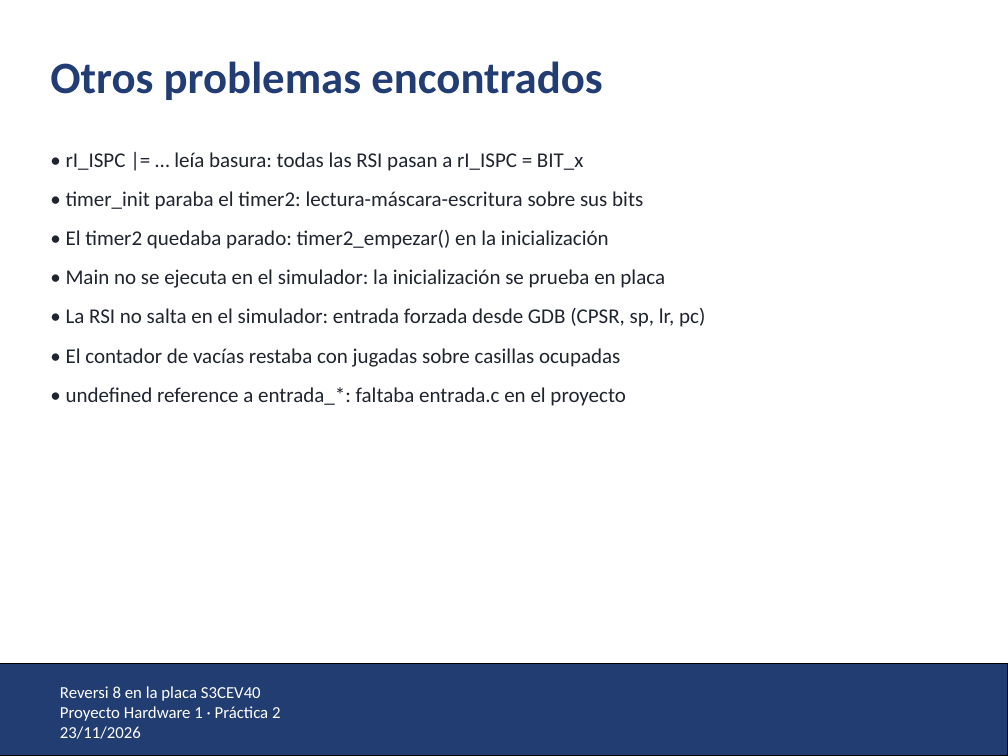
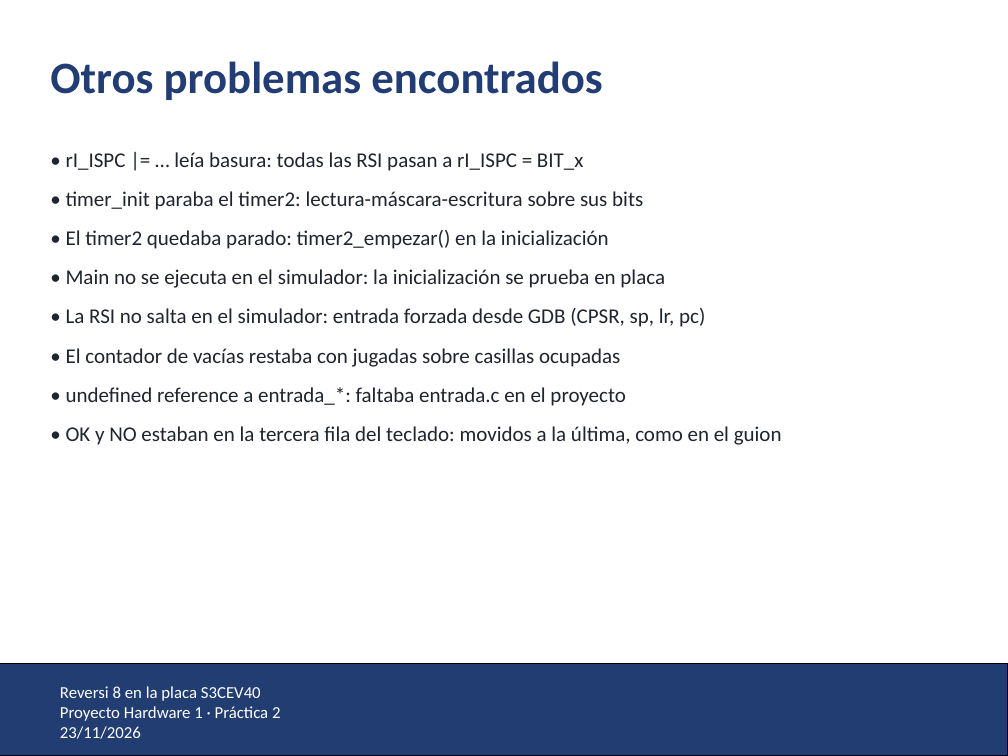
Before and after one commit to sergiobenedi/P2_PH_873042_960280, a slide deck: slide 19 of presentacion/Presentacion_P2_unizar.pptx. Drawn at 1008x756 pixels with LibreOffice and Linux fonts; fonts in the diff are those of the drawing; background and template pictures are left out. Boxes give left, top, right and bottom in pixels: in the first picture for what was removed or moved away, otherwise in the second. Text is boxed around its words. In the diff, an @@ line names an element or a change of style, - is before the commit and + after.

```diff
--- a/presentacion/Presentacion_P2_unizar.pptx
+++ b/presentacion/Presentacion_P2_unizar.pptx
@@ text at box(66, 426, 782, 445): paragraph added @@
+• OK y NO estaban en la tercera fila del teclado: movidos a la última, como en el guion
```
Also in this commit, not shown: 2 other slides changed, 10 other files.
